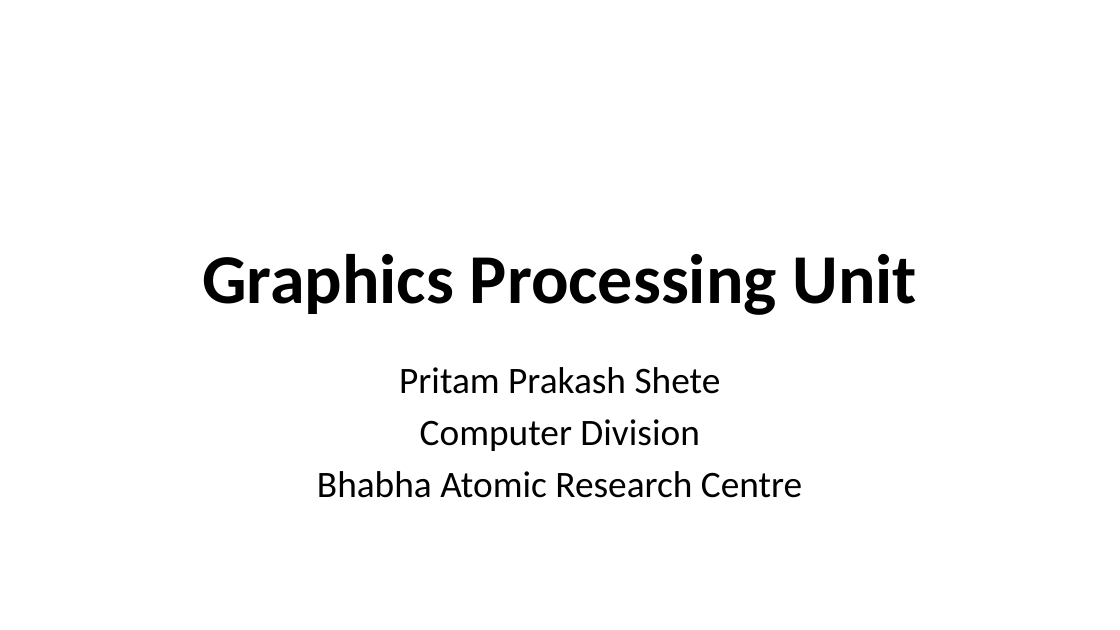
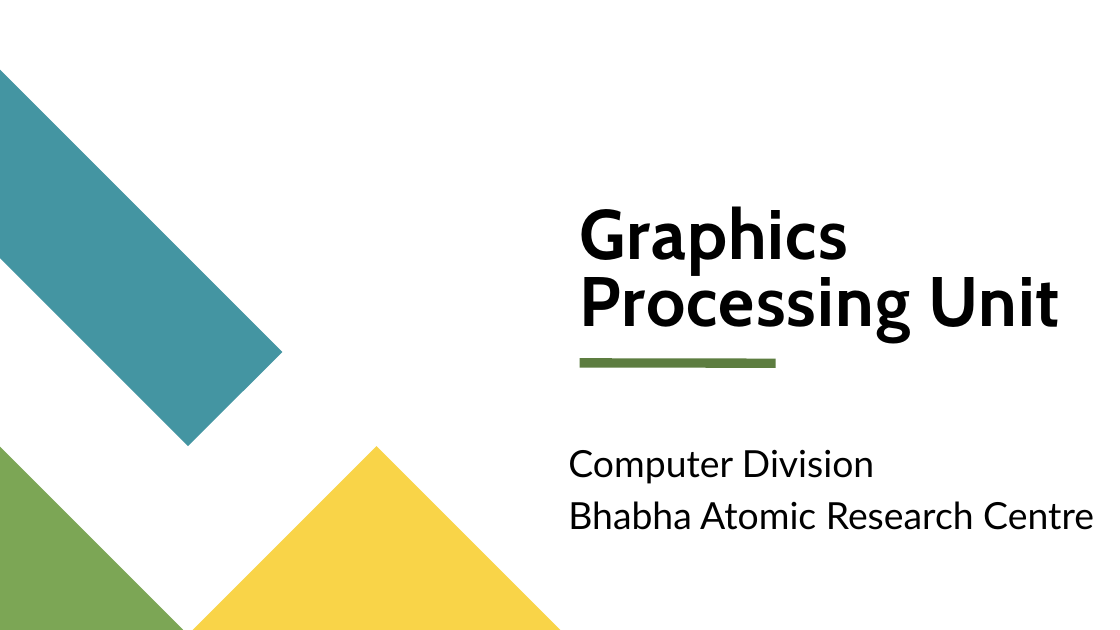
Before and after one commit to look4pritam/GPU-Computation, a slide deck: slide 1 of Presentations/GPU.pptx. Drawn at 1120x630 pixels with LibreOffice and Linux fonts; fonts in the diff are those of the drawing. Boxes give left, top, right and bottom in pixels: in the first picture for what was removed or moved away, otherwise in the second. Text is boxed around its words. In the diff, an @@ line names an element or a change of style, - is before the commit and + after.

```diff
--- a/Presentations/GPU.pptx
+++ b/Presentations/GPU.pptx
@@ title "Graphics Processing Unit": place and size @@
-title "Graphics Processing Unit" at (202,254,918,315)
+title "Graphics Processing Unit" at (580,206,1060,342)
@@ title "Graphics Processing Unit" at (580,206,1060,342): font Calibri to Cabin, letter spacing 0 to 1 pt; alignment centre to left; line spacing 0.9 to 0.8 @@
@@ freeform shape added at (0,70,282,446), fill #4495A2 @@
@@ subtitle at (399,367,721,394): paragraph removed @@
-Pritam Prakash Shete
@@ subtitle "Computer Division": place and size @@
-subtitle "Computer Division" at (317,367,802,498)
+subtitle "Computer Division" at (568,449,1094,530)
@@ subtitle "Computer Division" at (568,449,1094,530): font Calibri to Lato; alignment centre to left @@
@@ line added from (580, 363) to (776, 363), #5D7D40 8 pt @@
@@ freeform shape added at (0,447,183,630), fill #7CA655 @@
@@ freeform shape added at (192,446,560,630), fill #F9D448 @@
```
Also in this commit, not shown: 9 other slides changed, 10 slides added, 3 slides removed.
